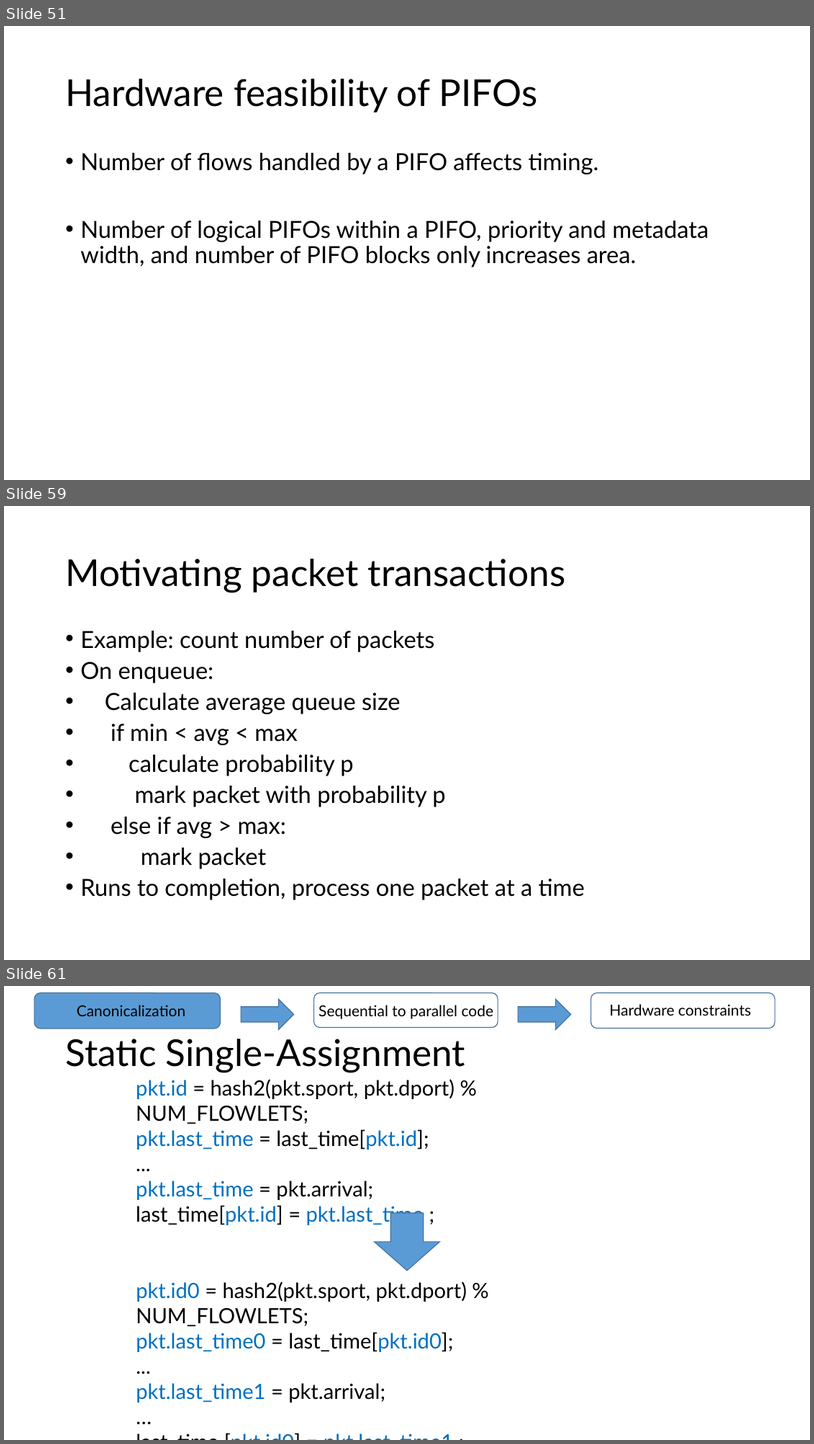
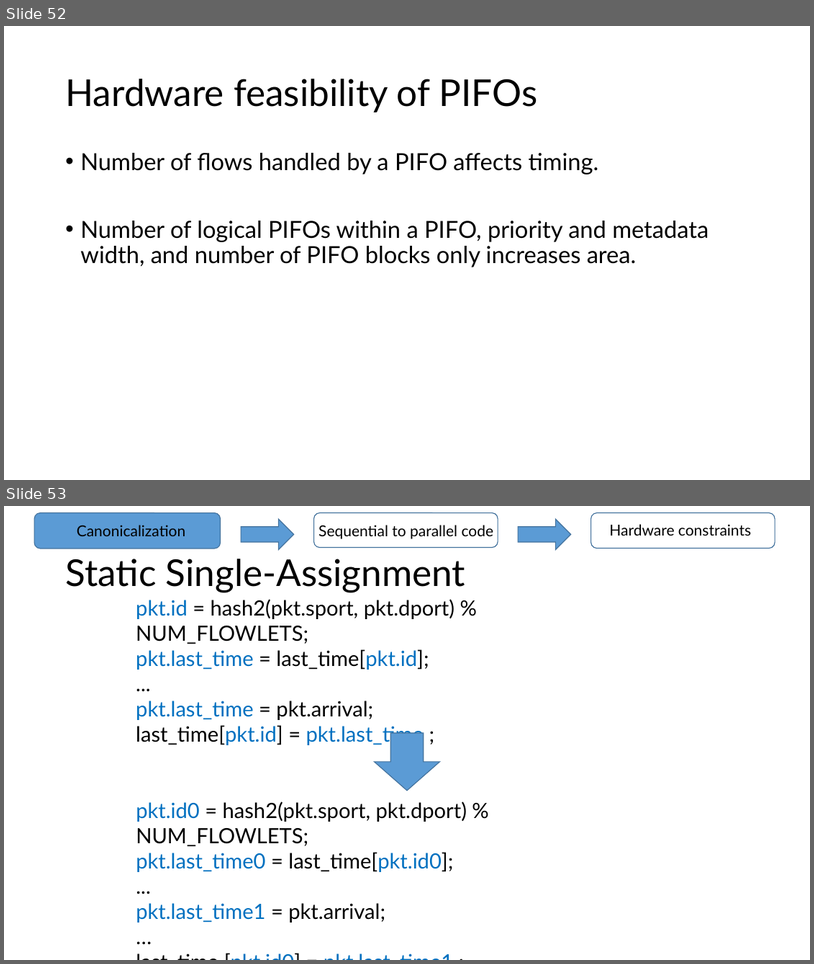
Before and after one commit to anirudhSK/pifo-domino-marple-ppts, a slide deck: combined_domino_pifo.pptx. Shown one above the other, each under a label of ours: slides 51, 59 and 61 before the commit, slides 52 and 53 after it; the slides between them are not shown. The pictures are 814x1444 and 814x964 pixels, drawn with LibreOffice and Linux fonts; fonts in the diff are those of the drawing. Boxes give left, top, right and bottom in pixels: in the first picture for what was removed or moved away, otherwise in the second. Text is boxed around its words. In the diff, an @@ line names an element or a change of style, - is before the commit and + after.

```diff
--- a/combined_domino_pifo.pptx
+++ b/combined_domino_pifo.pptx
@@ slide 59 removed at box(4, 506, 810, 960), background #FFFFFF @@
@@ title removed at box(65, 559, 566, 592) @@
-Motivating packet transactions
@@ text removed at box(80, 631, 585, 900) @@
-• Example: count number of packets
-• On enqueue:
-• Calculate average queue size
-• if min < avg < max
-• calculate probability p
-• mark packet with probability p
-• else if avg > max:
-• mark packet
-• Runs to completion, process one packet at a time
@@ what was slide 51 is now slide 52 @@
@@ what was slide 61 is now slide 53 @@
```
Also in this commit, not shown: 4 slides added, 13 other slides removed.
